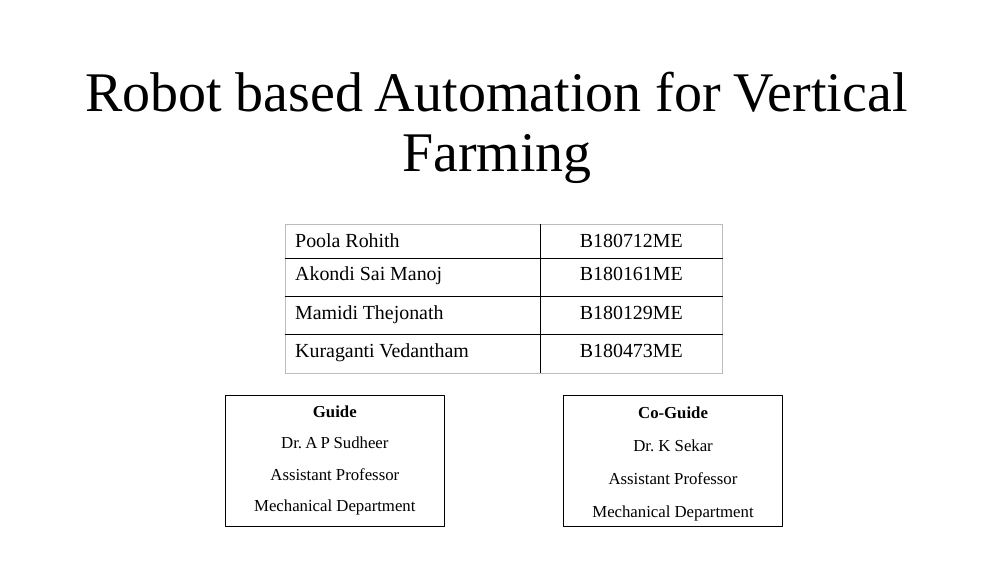
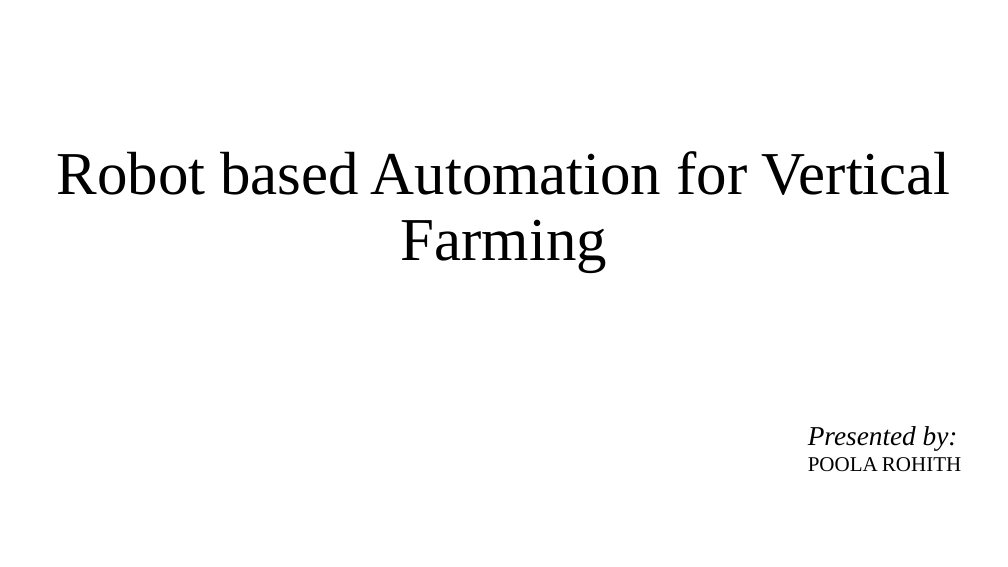
Before and after one commit to Rohith18p/Major-Project, a slide deck: slide 1 of AGNI Fellowship/IPTEF.pptx. Drawn at 1008x567 pixels with LibreOffice and Linux fonts; fonts in the diff are those of the drawing. Boxes give left, top, right and bottom in pixels: in the first picture for what was removed or moved away, otherwise in the second. Text is boxed around its words. In the diff, an @@ line names an element or a change of style, - is before the commit and + after.

```diff
--- a/AGNI Fellowship/IPTEF.pptx
+++ b/AGNI Fellowship/IPTEF.pptx
@@ title "Robot based Automation for Vertical ...": place and size @@
-title "Robot based Automation for Vertical ..." at [85, 71, 908, 182]
+title "Robot based Automation for Vertical ..." at [57, 151, 951, 271]
@@ title "Robot based Automation for Vertical ..." at [57, 151, 951, 271]: size 53.3 to 58 pt @@
@@ table removed at [285, 225, 723, 374], 4 rows, 2 columns @@
-Poola Rohith | B180712ME
-Akondi Sai Manoj | B180161ME
-Mamidi Thejonath | B180129ME
-Kuraganti Vedantham | B180473ME
@@ rectangle removed at [225, 395, 445, 526] @@
-Guide
-Dr. A P Sudheer
-Assistant Professor
-Mechanical Department
@@ rectangle removed at [563, 395, 783, 526] @@
-Co-Guide
-Dr. K Sekar
-Assistant Professor
-Mechanical Department
@@ text added at [808, 426, 961, 472], 26 pt, text #000000, italic @@
+Presented by:
+POOLA ROHITH
```
Also in this commit, not shown: 5 other slides changed, 14 slides added, 54 other files.
